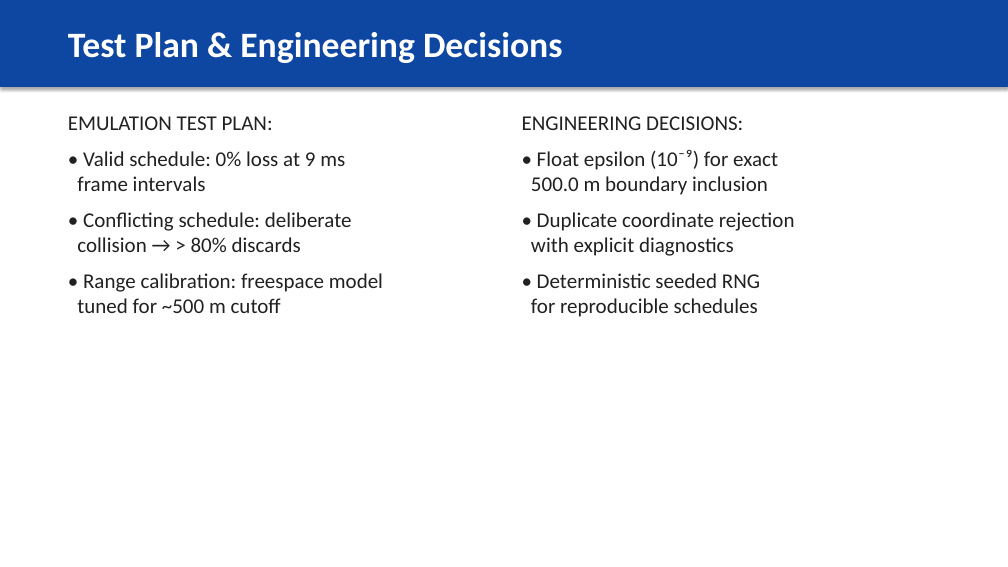
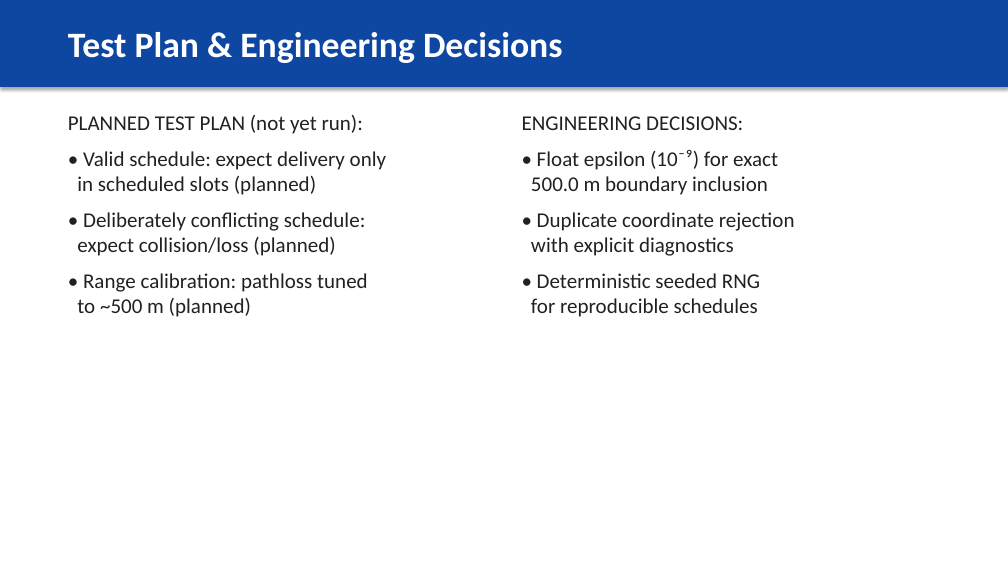
Before and after one commit to athishio/tdma-schedule-optimizer, a slide deck: slide 9 of docs/presentation.pptx. Drawn at 1008x567 pixels with LibreOffice and Linux fonts; fonts in the diff are those of the drawing. Boxes give left, top, right and bottom in pixels: in the first picture for what was removed or moved away, otherwise in the second. Text is boxed around its words. In the diff, an @@ line names an element or a change of style, - is before the commit and + after.

```diff
--- a/docs/presentation.pptx
+++ b/docs/presentation.pptx
@@ text at (68, 115, 386, 317): text changed @@
-EMULATION TEST PLAN:
-• Valid schedule: 0% loss at 9 ms
-frame intervals
-• Conflicting schedule: deliberate
-collision → > 80% discards
-• Range calibration: freespace model
-tuned for ~500 m cutoff
+PLANNED TEST PLAN (not yet run):
+• Valid schedule: expect delivery only
+in scheduled slots (planned)
+• Deliberately conflicting schedule:
+expect collision/loss (planned)
+• Range calibration: pathloss tuned
+to ~500 m (planned)
```
Also in this commit, not shown: 6 other slides changed, 4 other files.
